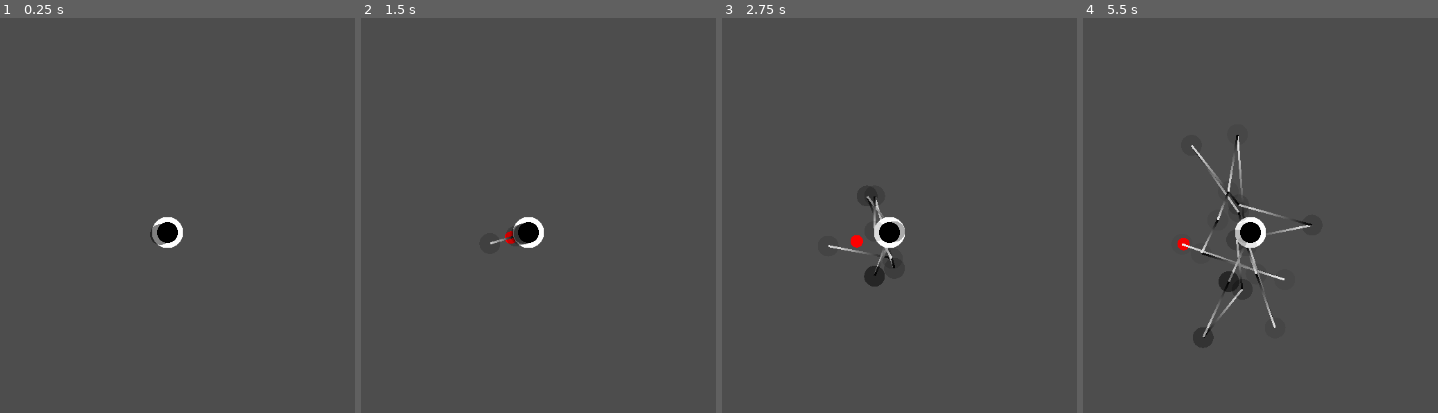
Above: before the commit, frames 1-4 (left to right).
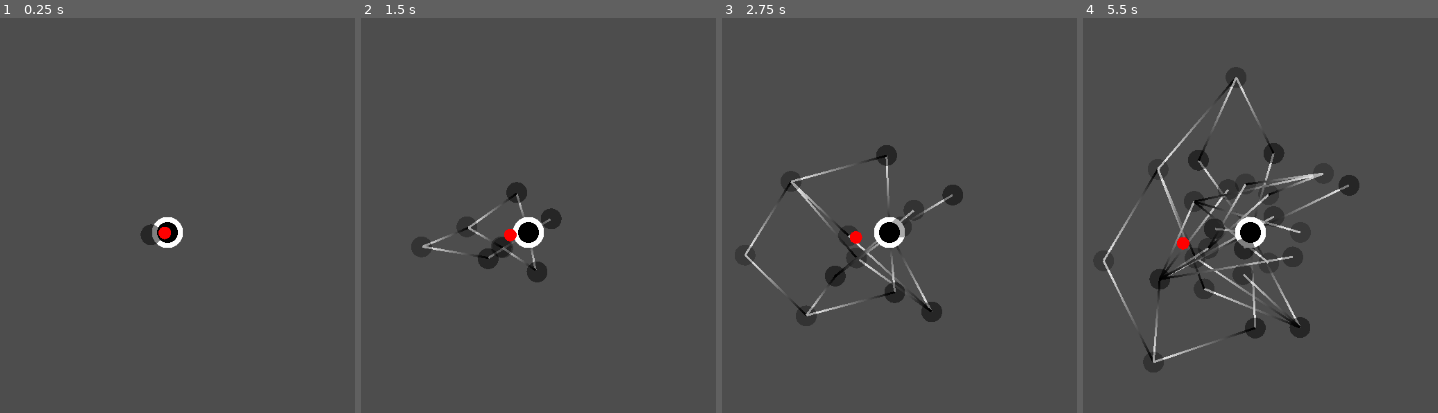
Above: after the commit, the same moments.

Repository: nsk20/PCG-Dungeons
Game: Godot game, scene res://Dungeon.tscn
Two runs of this game, one before a commit and one after it. Both use one fixed random seed, a clock stepped at 60 frames per second and the inputs below. The project has no main scene, so this scene is started directly.
Inputs:
- Up to frame 1 (0.25 s): no input
- Up to frame 2 (1.5 s): tap Enter at 0.5 s; tap Space (ui_select) at 0.6, 0.77, 1.07, 1.35 s
- Up to frame 3 (2.75 s): tap Space (ui_select) at 1.52, 1.82, 2.1 s
- Up to frame 4 (5.5 s): tap Space (ui_select) at 2.85, 3.02, 3.32, 3.6, 3.77, 4.07, 4.35, 4.52, 4.82, 5.1 s

The runs differ from the first frame. In frame 1, 0.3% of the frame differs, in the area x 39-49%, y 52-58%; in frame 2, 2.0%; in frame 3, 3.9%; in frame 4, 7.3%, in the area x 5-78%, y 12-90%.

Commit message:
Add files via upload

Diff:
--- a/Ganesh/Adventurer.gd
+++ b/Ganesh/Adventurer.gd
@@ -7,12 +7,10 @@
 
 func _draw():
 	draw_circle(Vector2.ZERO,30,Color.RED)
-func set_destination(destinationx:Zone):
-	destination=destinationx
 func _process(delta):
 	if destination:
 		var pos_diff=destination.position-position
-		if pos_diff.length()>.1:
+		if pos_diff.length()>1:
 			position+=pos_diff.normalized()
 		else:
 			destination.clear_attempt()
--- a/Ganesh/Corridor.gd
+++ b/Ganesh/Corridor.gd
@@ -19,7 +19,7 @@
 	zone_b.add_pred(zone_a)
 func attract_zones():
 	var distance=zone_b.position-zone_a.position
-	var adjustment=distance.normalized()*(distance.length()-length)*.005
+	var adjustment=distance.normalized()*(distance.length()-length)*.01
 	zone_a.velocity+=adjustment
 	zone_b.velocity+=-adjustment
 func update_line():
--- a/Ganesh/Dungeon.gd
+++ b/Ganesh/Dungeon.gd
@@ -1,2 +1,25 @@
 class_name Dungeon
 extends Node2D
+
+func _input(event):
+	if(event.is_action_released('ui_select')):
+		var corridors=$'TopoMap/Corridors'.get_children()
+		var target_corridor=corridors[randi()%corridors.size()]
+		var midpoint=(target_corridor.zone_a.position+target_corridor.zone_b.position)/2
+		var pattern=randi()%2
+		match pattern:
+			0:
+				var zone_a=target_corridor.zone_a.zone_id
+				var zone_b=target_corridor.zone_b.zone_id
+				var new_zone_1='Zone'+String.num($'TopoMap/Zones'.get_child_count())
+				var new_zone_2='Zone'+String.num($'TopoMap/Zones'.get_child_count()+1)
+				$TopoMap.add_corridor(zone_a,new_zone_1)
+				$TopoMap.add_corridor(zone_a,new_zone_2)
+				$TopoMap.add_corridor(new_zone_1,zone_b)
+				$TopoMap.add_corridor(new_zone_2,zone_b)
+				$TopoMap.get_zone(new_zone_1).position=midpoint
+				$TopoMap.get_zone(new_zone_2).position=midpoint
+				$TopoMap.delete_corridor(zone_a,zone_b)
+			1:
+				var new_zone='Zone'+String.num($'TopoMap/Zones'.get_child_count())
+				$TopoMap.add_corridor(target_corridor.zone_a.zone_id,new_zone)
--- a/Ganesh/Dungeon.tscn
+++ b/Ganesh/Dungeon.tscn
@@ -9,9 +9,6 @@
 [node name="Dungeon" type="Node2D"]
 script = ExtResource("1_ay6hg")
 
-[node name="Adventurer" type="Node2D" parent="."]
-script = ExtResource("2_a18ye")
-
 [node name="TopoMap" type="Node2D" parent="."]
 script = ExtResource("3_l4kt6")
 
@@ -21,5 +18,8 @@
 [node name="Zones" type="Node2D" parent="TopoMap"]
 script = ExtResource("2_v8cx1")
 
+[node name="Adventurer" type="Node2D" parent="."]
+script = ExtResource("2_a18ye")
+
 [node name="Camera2D" type="Camera2D" parent="."]
 zoom = Vector2(0.3, 0.3)
--- a/Ganesh/TopoMap.gd
+++ b/Ganesh/TopoMap.gd
@@ -1,31 +1,20 @@
 class_name TopoMap
 extends Node2D
 
-func _input(event):
-	if(event.is_action_released('ui_select')):
-		insert_zone()
 func _ready():
 	add_corridor('Start','Goal')
 func add_corridor(zone_a_id:String,zone_b_id:String):
 	add_zone(zone_a_id)
 	add_zone(zone_b_id)
-	$Corridors.add_corridor(Corridor.new(get_zone(zone_a_id),get_zone(zone_b_id)))
+	var new_corridor=Corridor.new(get_zone(zone_a_id),get_zone(zone_b_id))
+	$Corridors.add_corridor(new_corridor)
 func add_zone(zone_id:String):
-	$Zones.add_zone(Zone.new(zone_id))
+	$Zones.add_zone(zone_id)
 func delete_corridor(zone_a_id:String,zone_b_id:String):
 	$Corridors.delete_corridor(get_corridor(zone_a_id,zone_b_id))
 func get_corridor(zone_a_id:String,zone_b_id:String):
 	return $Corridors.get_corridor(get_zone(zone_a_id),get_zone(zone_b_id))
 func get_zone(zone_id:String):
 	return $Zones.get_zone(zone_id)
-func insert_zone():
-	var corridors=$Corridors.get_children()
-	var target_corridor=corridors[randi()%corridors.size()]
-	var new_zone='Zone'+String.num($Zones.get_child_count())
-	var midpoint=(target_corridor.zone_a.position+target_corridor.zone_b.position)/2
-	add_corridor(target_corridor.zone_a.zone_id,new_zone)
-	add_corridor(new_zone,target_corridor.zone_b.zone_id)
-	get_zone(new_zone).position=midpoint
-	delete_corridor(target_corridor.zone_a.zone_id,target_corridor.zone_b.zone_id)
 func unexplore():
 	$Zones.unexplore()
--- a/Ganesh/Zone.gd
+++ b/Ganesh/Zone.gd
@@ -6,6 +6,7 @@
 var cleared:bool=false
 var depth:int=0
 var fixed=false
+var key_zone:Zone=null
 var predecessors:Array[Zone]=[]
 var radius:int=50
 var space_buffer:int=radius*3
@@ -14,6 +15,8 @@
 var zone_id:String
 
 func _draw():
+	if key_zone:
+		draw_line(position,key_zone.position,Color.GRAY)
 	if cleared:
 		draw_circle(Vector2.ZERO,radius*1.5,Color.WHITE/(depth+1))
 	draw_circle(Vector2.ZERO,radius,Color.BLACK/(depth+1))
@@ -46,7 +49,7 @@
 	if not other_zone in successors:
 		successors.append(other_zone)
 func clear_attempt():
-	if randf()<1.0/min(1,depth):
+	if (not key_zone or key_zone.cleared) and randf()<.9:
 		cleared=true
 func delete_pred(other_zone:Zone):
 	if other_zone in predecessors:
@@ -67,4 +70,4 @@
 		velocity+=Vector2(randi()%3-1,0)
 	if position.y==other_zone.position.y:
 		velocity+=Vector2(0,randi()%3-1)
-	velocity+=-position.direction_to(other_zone.position).normalized()*.005
+	velocity+=-position.direction_to(other_zone.position).normalized()
--- a/Ganesh/Zones.gd
+++ b/Ganesh/Zones.gd
@@ -3,14 +3,15 @@
 
 func _process(delta):
 	repulse_zones()
-func add_zone(target_zone:Zone):
-	if get_zone(target_zone.zone_id):
+func add_zone(zone_id:String):
+	if get_zone(zone_id):
 		return
 	else:
-		add_child(target_zone)
-func delete_zone(target_zone:Zone):
-	if target_zone in get_children():
-		target_zone.queue_free()
+		add_child(Zone.new(zone_id))
+func delete_zone(zone_id:String):
+	var retrieved=get_zone(zone_id)
+	if retrieved:
+		get_zone(zone_id).queue_free()
 func get_zone(zone_id:String):
 	for i in get_children():
 		if i.zone_id==zone_id:
